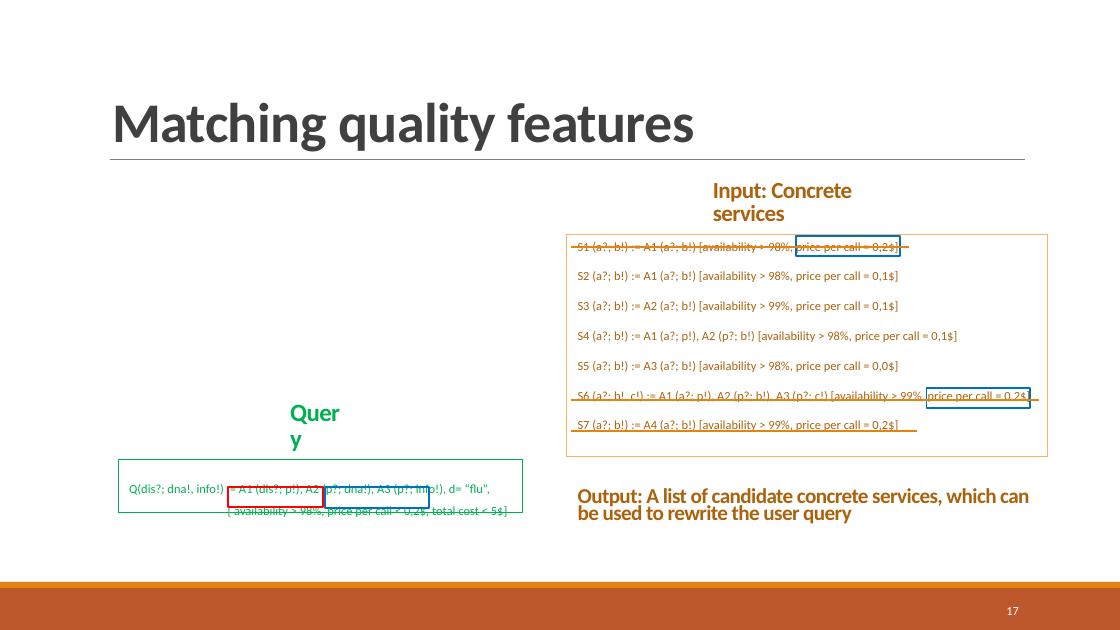
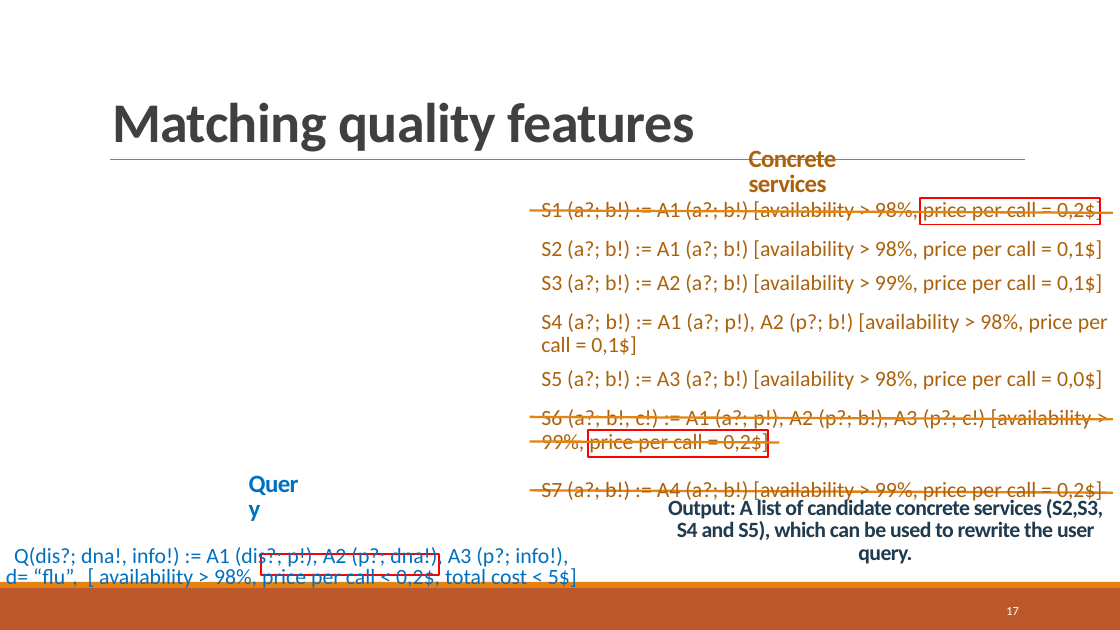
Before and after one commit to danielboni/DanielCarvalho-PhD, a slide deck: slide 17 of Presentations/ADBIS 2016/Presentation_ADBIS 2016.pptx. Drawn at 1120x630 pixels with LibreOffice and Linux fonts; fonts in the diff are those of the drawing. Boxes give left, top, right and bottom in pixels: in the first picture for what was removed or moved away, otherwise in the second. Text is boxed around its words. In the diff, an @@ line names an element or a change of style, - is before the commit and + after.

Commit message:
slides 16, 17 and 18

```diff
--- a/Presentations/ADBIS 2016/Presentation_ADBIS 2016.pptx
+++ b/Presentations/ADBIS 2016/Presentation_ADBIS 2016.pptx
@@ text at [749, 150, 837, 193]: text changed; size 14.8 to 16 pt @@
-Input: Concrete services
+Concrete services
@@ text added at [541, 199, 1102, 224], 14 pt, text #AB620D @@
+S1 (a?; b!) := A1 (a?; b!) [availability > 98%, price per call = 0,2$]
@@ rectangle: place and size @@
-rectangle at [926, 388, 1030, 408]
+rectangle at [921, 198, 1100, 225]
@@ rectangle at [921, 198, 1100, 225]: outline #0070C0 1.25 pt to #FF0000 1.25 pt @@
@@ line added from (1113, 213) to (530, 211), #E48312 1.5 pt @@
@@ rectangle removed at [567, 235, 1047, 456] @@
-S1 (a?; b!) := A1 (a?; b!) [availability > 98%, price per call = 0,2$]
-S2 (a?; b!) := A1 (a?; b!) [availability > 98%, price per call = 0,1$]
-S3 (a?; b!) := A2 (a?; b!) [availability > 99%, price per call = 0,1$]
-S4 (a?; b!) := A1 (a?; p!), A2 (p?; b!) [availability > 98%, price per call = 0,1$]
-S5 (a?; b!) := A3 (a?; b!) [availability > 98%, price per call = 0,0$]
-S6 (a?; b!, c!) := A1 (a?; p!), A2 (p?; b!), A3 (p?; c!) [availability > 99%, price per call = 0,2$]
-S7 (a?; b!) := A4 (a?; b!) [availability > 99%, price per call = 0,2$]
@@ rectangle removed at [796, 236, 900, 256] @@
@@ text added at [541, 240, 1102, 260], 14 pt, text #AB620D @@
+S2 (a?; b!) := A1 (a?; b!) [availability > 98%, price per call = 0,1$]
@@ line removed from (909, 248) to (571, 248) @@
@@ text added at [541, 274, 1102, 294], 14 pt, text #AB620D @@
+S3 (a?; b!) := A2 (a?; b!) [availability > 99%, price per call = 0,1$]
@@ text added at [541, 313, 1108, 355], 14 pt, text #AB620D @@
+S4 (a?; b!) := A1 (a?; p!), A2 (p?; b!) [availability > 98%, price per call = 0,1$]
@@ text added at [541, 370, 1102, 390], 14 pt, text #AB620D @@
+S5 (a?; b!) := A3 (a?; b!) [availability > 98%, price per call = 0,0$]
@@ line moved from (1038, 400) - (570, 400) to (1113, 419) - (530, 417) @@
@@ line (1113, 419) - (530, 417): stroke #E48312 1 pt to #E48312 1.5 pt @@
@@ text added at [541, 409, 1092, 456], 14 pt, text #AB620D @@
+S6 (a?; b!, c!) := A1 (a?; p!), A2 (p?; b!), A3 (p?; c!) [availability > 99%, price per call = 0,2$]
@@ line moved from (917, 431) - (570, 431) to (780, 442) - (530, 441) @@
@@ line (780, 442) - (530, 441): stroke #E48312 1 pt to #E48312 1.5 pt @@
@@ rectangle added at [588, 430, 767, 457], outline #FF0000 1.25 pt @@
@@ text "Query": place and size @@
-text "Query" at [279, 412, 362, 458]
+text "Query" at [237, 483, 320, 529]
@@ text "Query" at [237, 483, 320, 529]: text colour #00B050 to #0070C0 @@
@@ rectangle removed at [325, 487, 429, 507] @@
@@ line added from (1113, 493) to (530, 491), #E48312 1.5 pt @@
@@ text added at [541, 481, 1102, 504], 14 pt, text #AB620D @@
+S7 (a?; b!) := A4 (a?; b!) [availability > 99%, price per call = 0,2$]
@@ text at [668, 497, 1103, 564]: text changed; size 13.6 to 14 pt; text colour #AB620D to #203A4E @@
-Output: A list of candidate concrete services, which can be used to rewrite the user query
+Output: A list of candidate concrete services (S2,S3, S4 and S5), which can be used to rewrite the user query.
@@ text "Q(dis?; dna!, info!) := A1 ...": place and size @@
-text "Q(dis?; dna!, info!) := A1 ..." at [118, 460, 522, 513]
+text "Q(dis?; dna!, info!) := A1 ..." at [6, 547, 577, 590]
@@ text "Q(dis?; dna!, info!) := A1 ..." at [6, 547, 577, 590]: outline #00B050 0.75 pt to none @@
@@ text at [6, 547, 577, 590]: text changed; size 8 to 14 pt; text colour #00B050 to #0070C0 @@
-Q(dis?; dna!, info!) := A1 (dis?; p!), A2 (p?; dna!), A3 (p?; info!), d= “flu”,
-[ availability > 98%, price per call < 0,2$, total cost < 5$]
+Q(dis?; dna!, info!) := A1 (dis?; p!), A2 (p?; dna!), A3 (p?; info!),
+d= “flu”, [ availability > 98%, price per call < 0,2$, total cost < 5$]
@@ rectangle: place and size @@
-rectangle at [228, 487, 323, 508]
+rectangle at [261, 554, 439, 576]
```
Also in this commit, not shown: 4 other slides changed.
